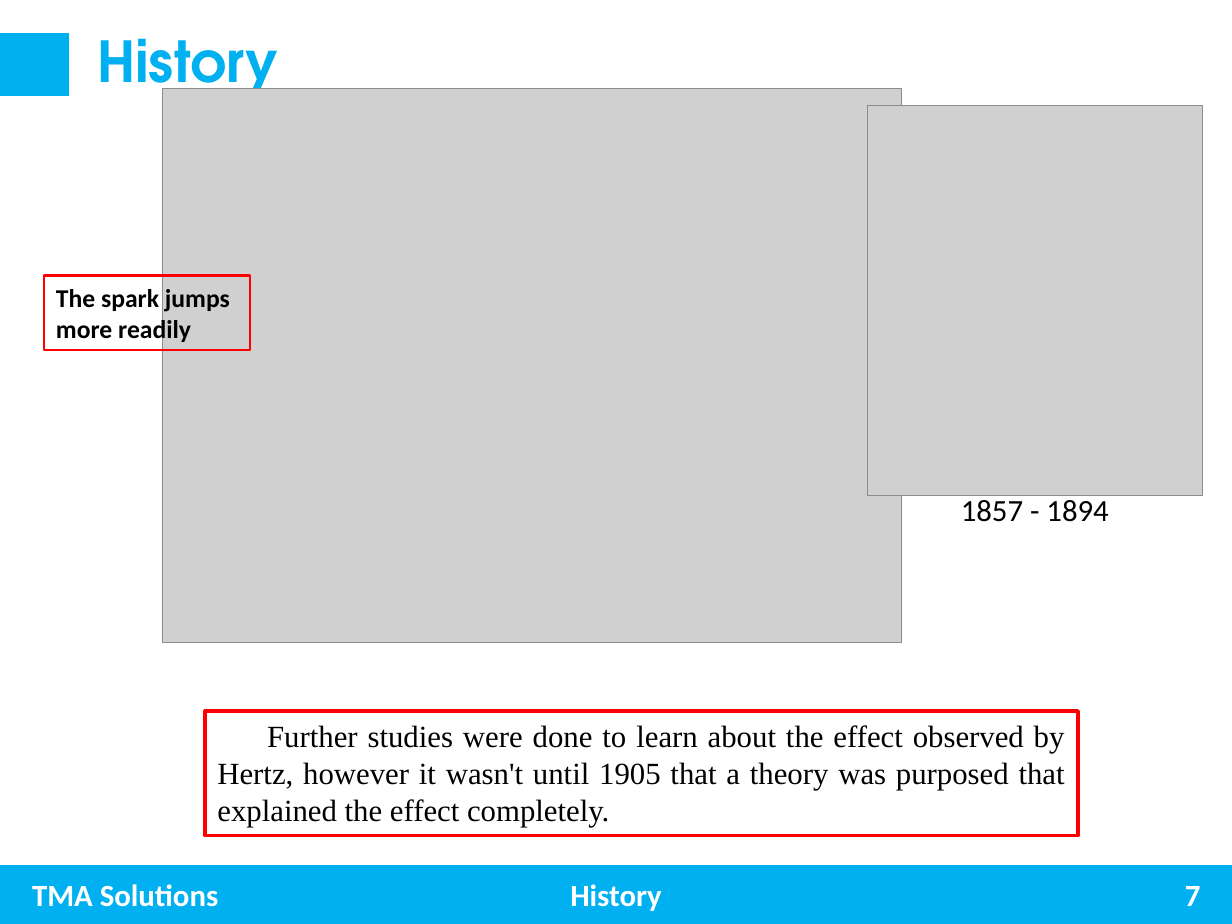
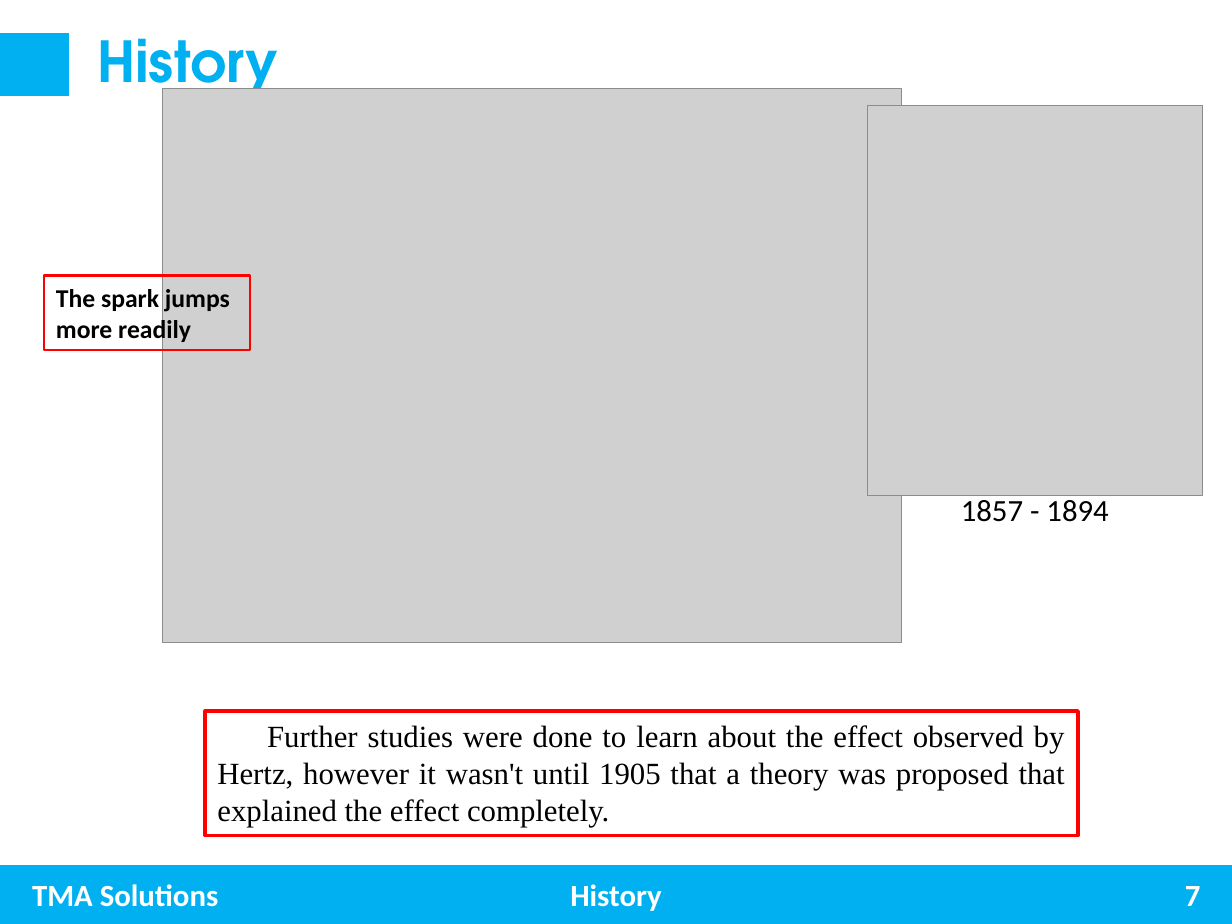
Before and after one commit to trungnghia2009/MachineLearning, a slide deck: slide 7 of Photoelectric effect.pptx. Drawn at 1232x924 pixels with LibreOffice and Linux fonts; fonts in the diff are those of the drawing; grey boxes stand for pictures. Boxes give left, top, right and bottom in pixels: in the first picture for what was removed or moved away, otherwise in the second. Text is boxed around its words. In the diff, an @@ line names an element or a change of style, - is before the commit and + after.

Commit message:
update

```diff
--- a/Photoelectric effect.pptx
+++ b/Photoelectric effect.pptx
@@ text in rectangle at [217,725,1065,827]: text changed @@
-Further studies were done to learn about the effect observed by Hertz, however it wasn't until 1905 that a theory was purposed that explained the effect completely.
+Further studies were done to learn about the effect observed by Hertz, however it wasn't until 1905 that a theory was proposed that explained the effect completely.
```
Also in this commit, not shown: 1 other slide changed.
